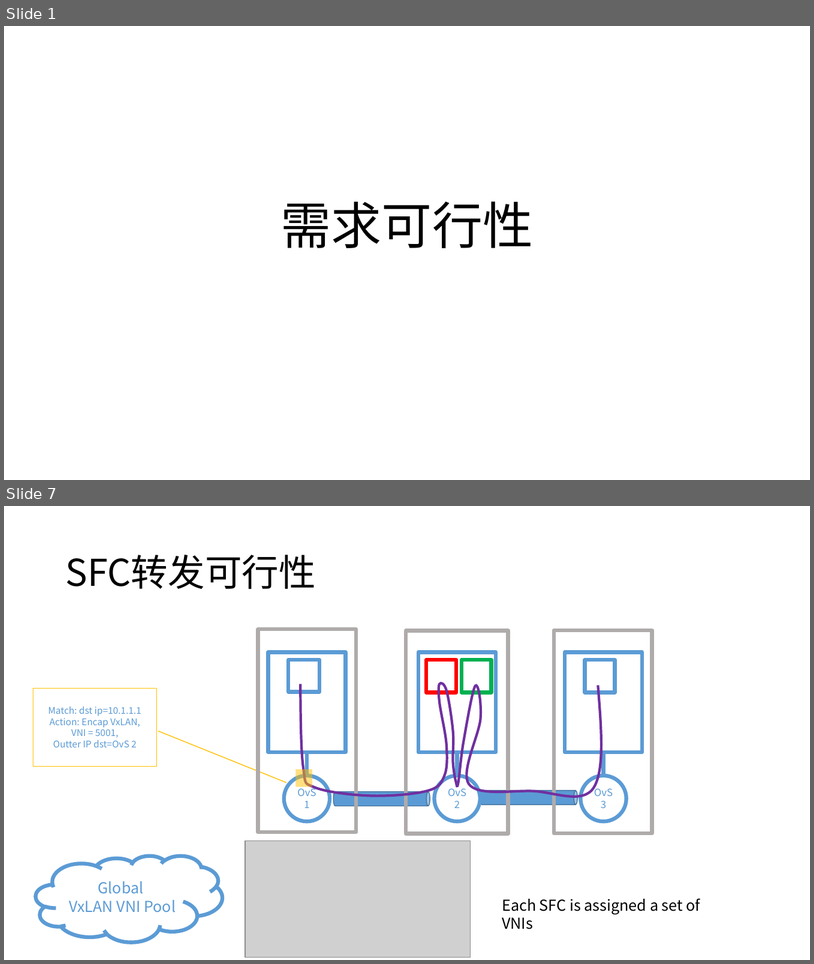
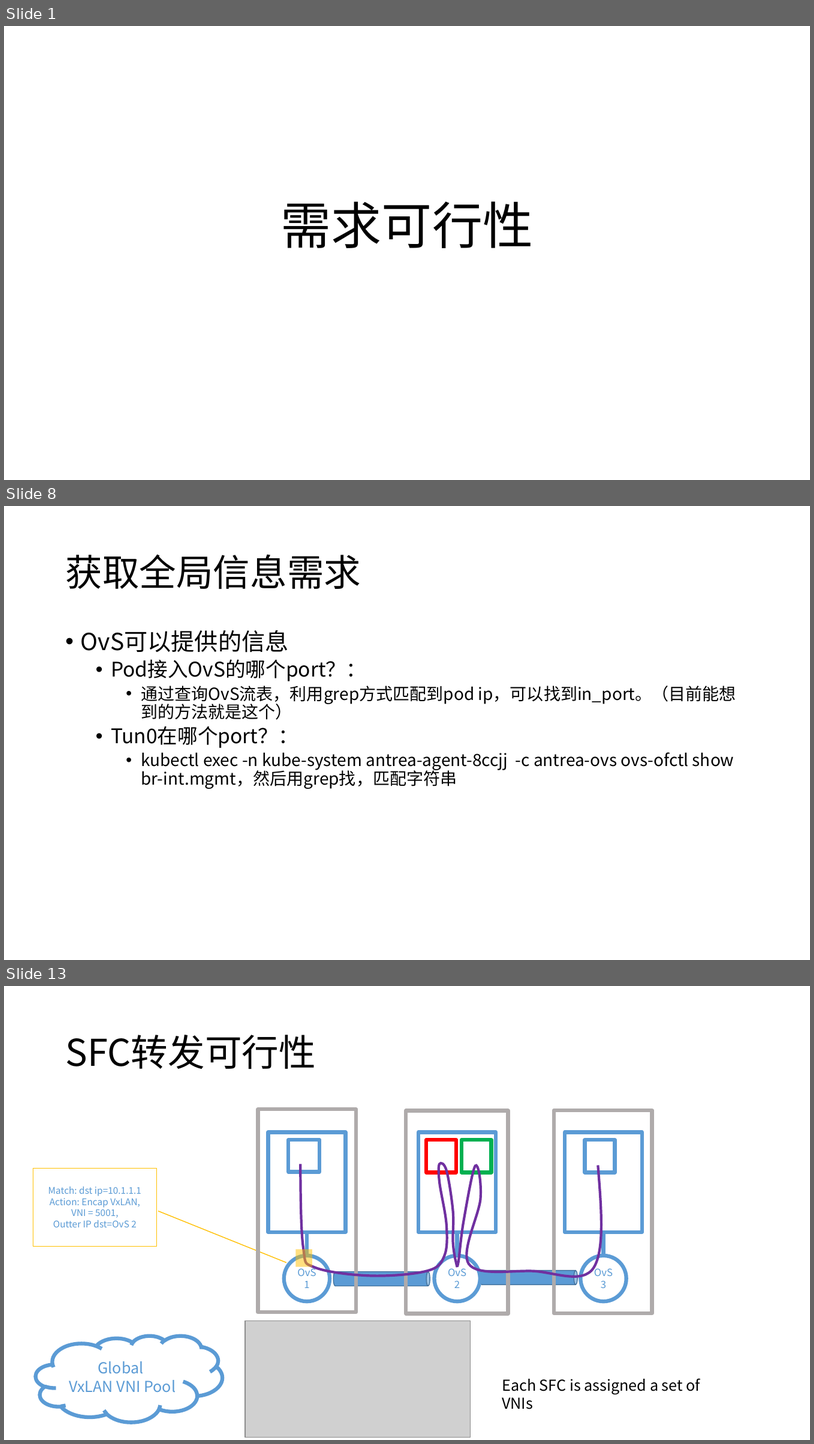
Before and after one commit to magaboomchen/SelfAdaptiveMano, a slide deck: doc/SoftwareEngineering/SoftwareRequirements/RequirementFeasibility.pptx. Shown one above the other, each under a label of ours: slides 1 and 7 before the commit, slides 1, 8 and 13 after it; the slides between them are not shown. The pictures are 814x964 and 814x1444 pixels, drawn with LibreOffice and Linux fonts; fonts in the diff are those of the drawing; grey boxes stand for pictures. Boxes give left, top, right and bottom in pixels: in the first picture for what was removed or moved away, otherwise in the second. Text is boxed around its words. In the diff, an @@ line names an element or a change of style, - is before the commit and + after.

```diff
--- a/doc/SoftwareEngineering/SoftwareRequirements/RequirementFeasibility.pptx
+++ b/doc/SoftwareEngineering/SoftwareRequirements/RequirementFeasibility.pptx
@@ slide 8 added at (x1=4, y1=506, x2=810, y2=960), background #FFFFFF @@
@@ title added at (x1=65, y1=554, x2=361, y2=589), 44 pt, text #000000 @@
+获取全局信息需求
@@ text added at (x1=81, y1=630, x2=737, y2=789), 20 pt, text #000000 @@
+• OvS可以提供的信息
+  • Pod接入OvS的哪个port？：
+    • 通过查询OvS流表，利用grep方式匹配到pod ip，可以找到in_port。（目前能想到的方法就是这个）
+  • Tun0在哪个port？：
+    • kubectl exec -n kube-system antrea-agent-8ccjj -c antrea-ovs ovs-ofctl show br-int.mgmt，然后用grep找，匹配字符串
@@ what was slide 7 is now slide 13 @@
```
Also in this commit, not shown: 6 slides changed, 9 other slides added, 5 other files.
